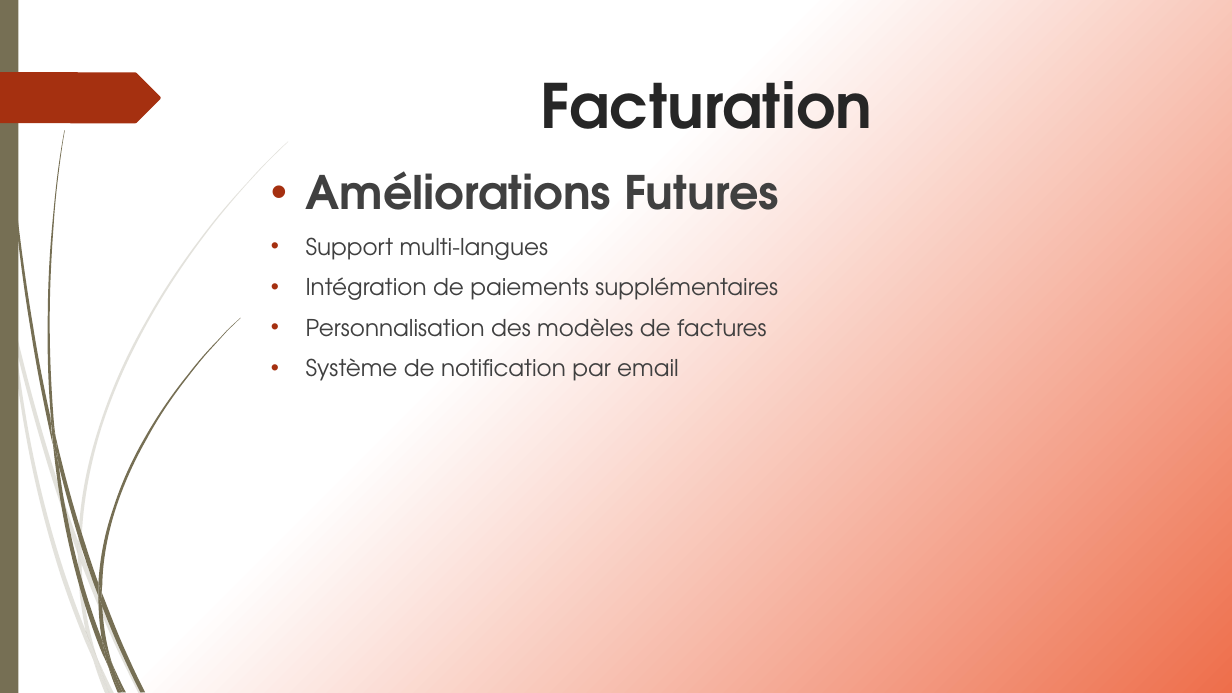
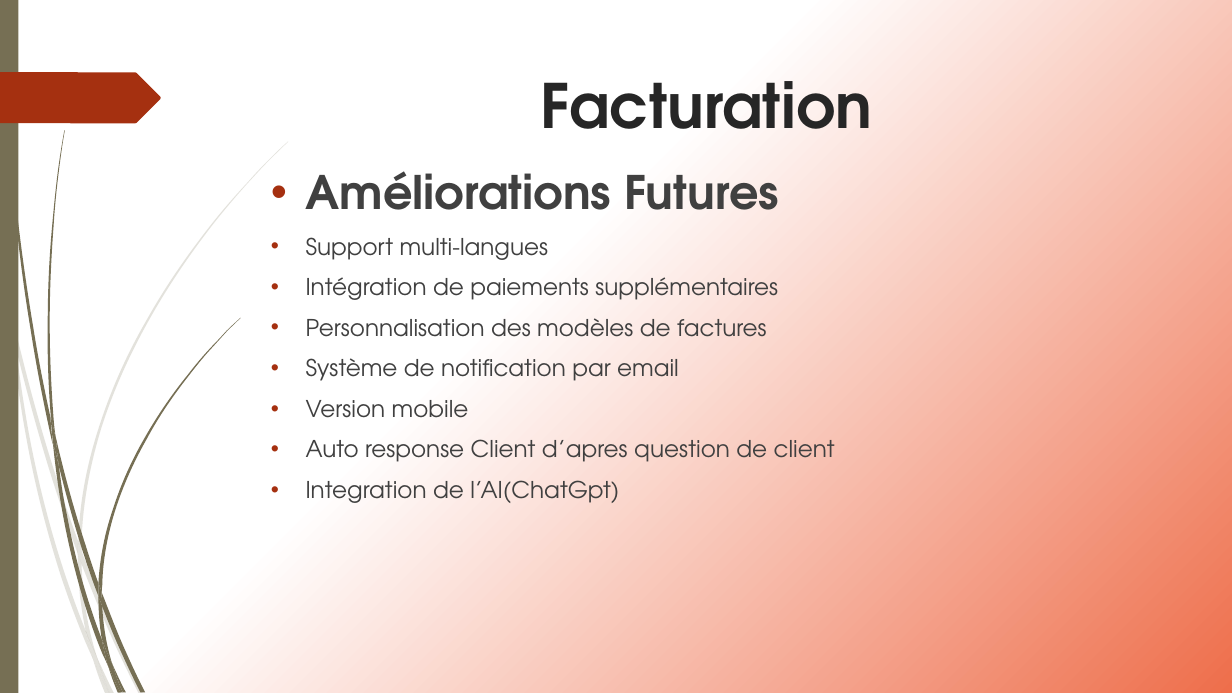
Before and after one commit to ameerchand30/Facturation, a slide deck: slide 25 of Facturation.pptx (slide 18 before the commit). Drawn at 1232x693 pixels with LibreOffice and Linux fonts; fonts in the diff are those of the drawing. Boxes give left, top, right and bottom in pixels: in the first picture for what was removed or moved away, otherwise in the second. Text is boxed around its words. In the diff, an @@ line names an element or a change of style, - is before the commit and + after.

```diff
--- a/Facturation.pptx
+++ b/Facturation.pptx
@@ text at <box>306,400,835,503</box>: paragraphs added @@
+• Version mobile
+• Auto response Client d’apres question de client
+• Integration de l’AI(ChatGpt)
```
Also in this commit, not shown: 4 other slides changed, 5 slides added, 8 other files.
